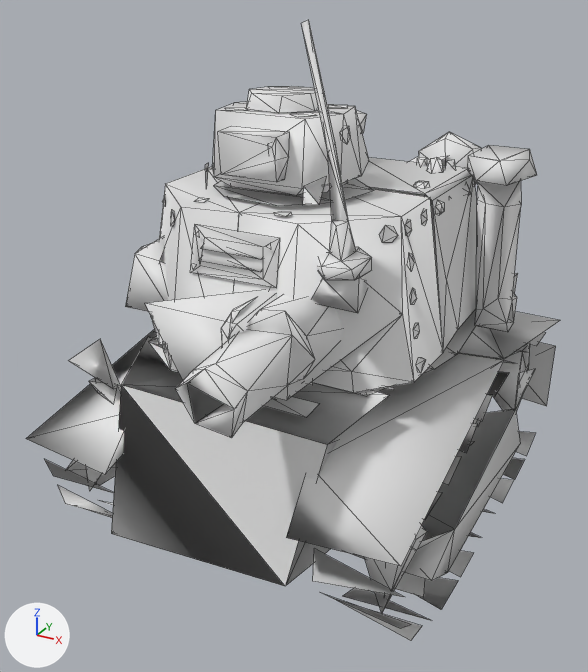
One commit to the FBX model trench-warfare-3d/Assets/_Project/Playground/Art/Tanks/Brute/Brute_LOD2.fbx: the scene before it, then after it.
Camera for both pictures: a 50 mm lens placed at (3.52, -7.13, 5.41), pointed at (-0.22, -0.33, 2.01). The lights are fixed; the arrows at lower left show +X, +Y and +Z. The picture after the commit comes second. Mesh edges are drawn as thin lines. Where no turn or scale is listed for an object, it has been applied to the vertices.

Names of what the first picture shows: 'Antenna', 'Hull', 'Lamp_R', 'Plate_LB', 'Plate_RB', 'Plate_RF', 'RearGun', 'Stack', 'Track_L', 'Track_R', 'Turret'.
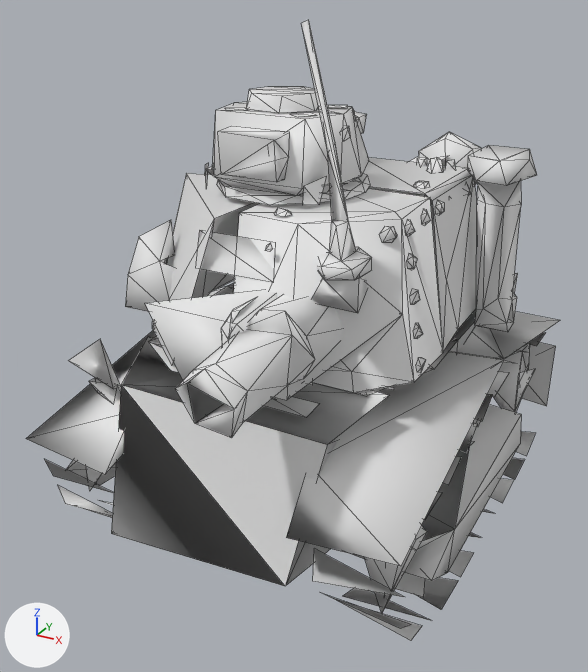
Where the newer file only moved an object's origin or applied its transform, the numbers keep the older frame.

The change in detail:
me_brute_lod2_plate_lb is used by ob_plate_lb; location (-0.53, -1.14, 2.96).
me_brute_lod2_plate_lb had 94 vertices, 91 faces and spanned x -0.95..0.95, y -0.79..0.8, z -0.75..0.72.
me_brute_lod2_plate_lb now has 88 vertices, 91 faces and spans x -1.01..1.03, y -1.61..1.64, z -0.75..0.72.
me_brute_lod2_plate_lb part 7: the loose piece of 15 vertices spanning x -0.9..0.53, y -0.79..0.74, z -0.75..0.72 is rebuilt with 8 vertices and now spans x -0.81..0.62, y -1.04..0.41, z -0.75..0.72.
me_brute_lod2_plate_lb part 8: a new loose piece of 33 vertices spanning x -1.01..-0.09, y -0.87..1.64, z -0.51..0.57, in mat_lod0_mat (its picture is missing).
me_brute_lod2_plate_lb part 9: 13 loose pieces with 76 vertices, spanning x -0.95..0.95, y -0.69..0.8, z -0.72..0.71, are deleted.
me_brute_lod2_plate_lb part 10: 44 vertices added at x -0.82..1.03, y -1.61..0.42, z -0.71..0.71.
Other edits to the shape of me_brute_lod2_plate_lb do not show in these pictures.
me_brute_lod2_turret is used by ob_turret; location (-0.01, -0.49, 3.71).
me_brute_lod2_turret had 136 vertices, 156 faces and spanned x -0.65..0.65, y -1.05..1.06, z 0.0..0.83.
me_brute_lod2_turret now has 138 vertices, 156 faces and spans x -0.68..0.67, y -1.05..1.06, z -0.02..0.83.
me_brute_lod2_turret part 11: a new loose piece of 24 vertices spanning x -0.68..0.67, y -0.95..0.47, z -0.02..0.07, in mat_lod0_mat (its picture is missing).
Part 12, on me_brute_lod2_turret:
38 vertices are removed from x -0.59..0.61, y -1.03..1.06, z 0.05..0.83.
91 faces are deleted.
5 vertices move from x -0.13..0.24, y -0.05..0.89, z 0.05..0.82 to x -0.15..0.24, y -0.04..0.88, z 0.05..0.83.
16 vertices are added at x -0.58..0.59, y -1.04..1.06, z 0.05..0.69.
56 new faces join them.
me_brute_lod2_plate_rb is used by ob_plate_rb; location (0.72, -1.16, 2.96).
me_brute_lod2_plate_rb had 70 vertices, 63 faces and spanned x -0.72..0.71, y -0.76..0.77, z -0.76..0.72.
me_brute_lod2_plate_rb now has 90 vertices, 100 faces and spans x -0.72..0.71, y -0.76..0.77, z -0.76..0.75.
Part 13, on me_brute_lod2_plate_rb:
18 vertices are removed from x -0.45..0.66, y -0.61..0.64, z -0.61..0.71.
38 faces are deleted.
2 vertices move from x 0.46..0.53, y 0.05..0.27, z 0.26..0.54 to x 0.46..0.51, y 0.05..0.18, z 0.36..0.54.
38 vertices are added at x -0.44..0.71, y -0.62..0.64, z -0.63..0.75.
75 new faces join them.
me_brute_lod2_hull is used by ob_hull; location (0.0, 0.0, 0.0).
me_brute_lod2_hull had 287 vertices, 322 faces and spanned x -1.96..1.96, y -2.54..2.57, z 0.39..3.71.
me_brute_lod2_hull now has 256 vertices, 285 faces and spans x -1.96..1.96, y -2.54..2.57, z 0.4..2.42.
me_brute_lod2_hull part 1: the loose piece of 27 vertices spanning x -1.59..-0.71, y -1.68..0.83, z 2.45..3.53 is deleted.
me_brute_lod2_hull part 2: the loose piece of 8 vertices spanning x -0.73..0.72, y -1.43..-0.04, z 3.69..3.71 is deleted.
me_brute_lod2_hull part 3: 6 vertices removed from x -1.77..1.24, y 1.33..2.4, z 0.59..2.0; 12 vertices added at x -1.87..1.48, y 1.19..2.38, z 0.57..2.18.
me_brute_lod2_hull part 4: 1 vertex removed from x 1.78, y 1.32, z 0.89; 2 vertices added at x 1.34..1.86, y 1.24..1.3, z 0.88..0.89.
me_brute_lod2_hull part 5: 1 vertex removed from x -1.43, y 0.19, z 1.94; 2 vertices added at x -1.41..-1.4, y 0.23..0.26, z 1.91..2.17.
me_brute_lod2_hull part 6: 1 vertex removed from x 1.37, y 0.2, z 1.94; 2 vertices added at x 1.35..1.36, y 0.23..0.26, z 1.91..2.09.
Other edits to the shape of me_brute_lod2_hull do not show in these pictures.
Object 'Plate_LB' (ob_plate_lb) moves from (-0.53, -1.14, 2.96) to (-0.62, -0.81, 2.96).

Changed parts and their boxes [x1, y1, x2, y2] in the pictures (588 x 672 px; the box of a moved part takes in the faces that stretch with it):
'Hull', reshaped: before [26, 178, 560, 586]; after [26, 273, 560, 586]
'Plate_RB', reshaped: before [234, 189, 443, 400]; after [234, 188, 443, 400]
'Plate_LB', reshaped, moved (18% wider): before [151, 168, 280, 371]; after [125, 173, 277, 380]
'Turret', reshaped: before [205, 86, 369, 205]; after [205, 86, 370, 205]
part 1 of me_brute_lod2_hull, deleted: before [125, 236, 168, 312]
part 2 of me_brute_lod2_hull, deleted: before [214, 178, 374, 206]
part 3 of me_brute_lod2_hull, moved or reshaped (mostly hidden): [513, 273, 518, 294] in both
part 4 of me_brute_lod2_hull, moved or reshaped: before [429, 409, 520, 529]; after [429, 405, 521, 529]
part 5 of me_brute_lod2_hull, moved or reshaped (not visible before): after [213, 283, 234, 296]
part 6 of me_brute_lod2_hull, moved or reshaped: [431, 309, 476, 369] in both
part 7 of me_brute_lod2_plate_lb, rebuilt: before [152, 168, 260, 371]; after [152, 173, 260, 365]
part 8 of me_brute_lod2_plate_lb, added: after [125, 220, 175, 312]
part 9 of me_brute_lod2_plate_lb, deleted: before [151, 196, 280, 353]
part 10 of me_brute_lod2_plate_lb, added: after [145, 230, 277, 380]
part 11 of me_brute_lod2_turret, added: after [217, 173, 370, 205]
part 12 of me_brute_lod2_turret, cut back: [218, 86, 369, 183] in both
part 13 of me_brute_lod2_plate_rb, built on: before [240, 189, 443, 382]; after [240, 188, 443, 382]
